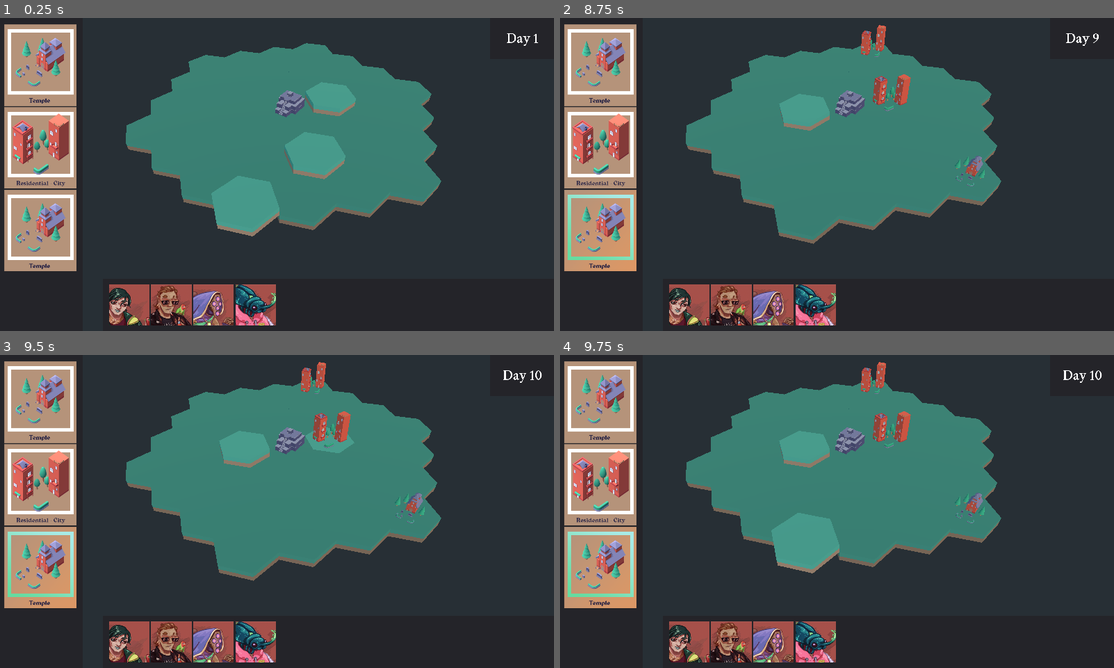
Above: before the commit, frames 1-4 (two rows, left to right).
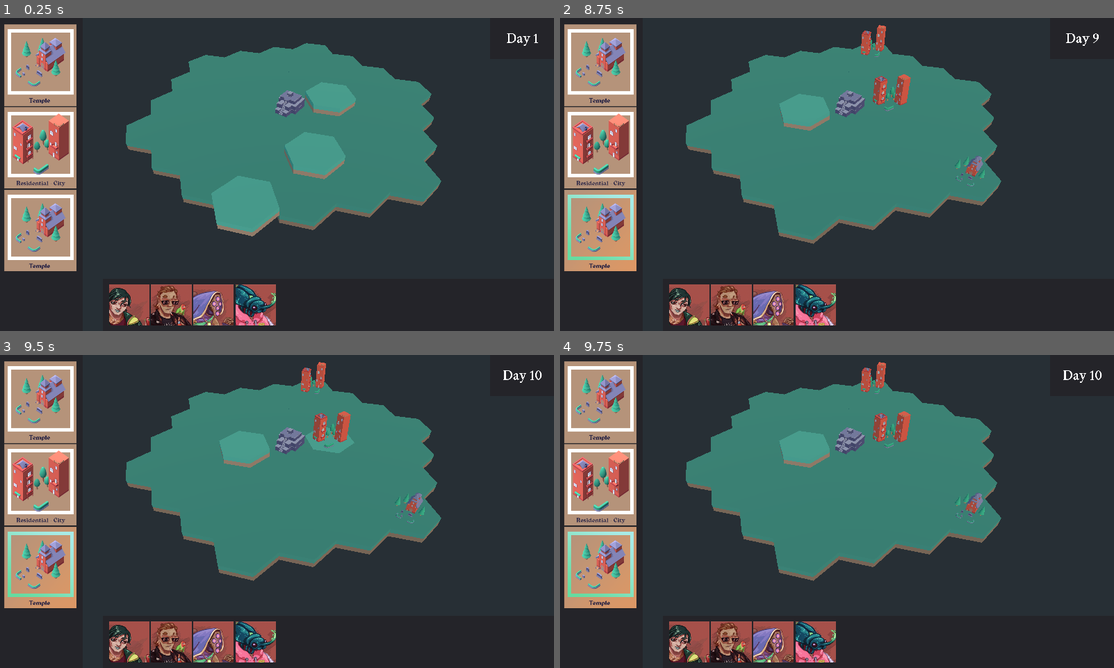
Above: after the commit, the same moments.

Repository: SudoCat/LDJAM51
Game: Godot game, scene res://scenes/grid.tscn
Two runs of this game, one before a commit and one after it. Both use one fixed random seed, a clock stepped at 60 frames per second and the inputs below.
Inputs (mouse positions are in pixels of both pictures, inside the frame that each line leads up to):
- Up to frame 1 (0.25 s): no input
- Up to frame 2 (8.75 s): click (598, 64) at 0.5 s; click (598, 146) at 1.27 s; click (598, 230) at 2.02 s; click (598, 64) at 2.75 s; click (598, 146) at 3.52 s; click (598, 230) at 4.27 s; click (598, 64) at 5 s; click (598, 146) at 5.77 s; click (598, 230) at 6.52 s; tap Enter at 7.25 s; move the mouse to (958, 158) at 7.27 s; click (958, 158) at 7.42 s; tap Space at 8 s; move the mouse to (726, 190) at 8.02 s; click (726, 190) at 8.17 s
- Up to frame 3 (9.5 s): tap Enter at 8.75 s; move the mouse to (332, 442) at 8.77 s; click (332, 442) at 8.92 s
- Up to frame 4 (9.75 s): tap Space at 9.5 s; move the mouse to (809, 574) at 9.52 s; click (809, 574) at 9.67 s

Frames 1-3 are identical in both runs. In frame 4, 2.0% of the frame differs, in the area x 38-51%, y 50-73%.

Commit message:
Console scoring babyyyyyyy
When you pick a plot it is now scored in the console.

Diff:
--- a/actors/councilor1.tres
+++ b/actors/councilor1.tres
@@ -2,7 +2,7 @@
 
 [ext_resource path="res://resource_types/actor.gd" type="Script" id=1]
 [ext_resource path="res://actors/councilor1.png" type="Texture" id=2]
-[ext_resource path="res://deck/basic.tres" type="Resource" id=3]
+[ext_resource path="res://decks/basic.tres" type="Resource" id=3]
 
 [resource]
 script = ExtResource( 1 )
--- a/actors/councilor2.tres
+++ b/actors/councilor2.tres
@@ -2,7 +2,7 @@
 
 [ext_resource path="res://resource_types/actor.gd" type="Script" id=1]
 [ext_resource path="res://actors/councilor2.png" type="Texture" id=2]
-[ext_resource path="res://deck/basic.tres" type="Resource" id=3]
+[ext_resource path="res://decks/basic.tres" type="Resource" id=3]
 
 [resource]
 script = ExtResource( 1 )
--- a/actors/councilor3.tres
+++ b/actors/councilor3.tres
@@ -2,7 +2,7 @@
 
 [ext_resource path="res://resource_types/actor.gd" type="Script" id=1]
 [ext_resource path="res://actors/councilor3.png" type="Texture" id=2]
-[ext_resource path="res://deck/basic.tres" type="Resource" id=3]
+[ext_resource path="res://decks/basic.tres" type="Resource" id=3]
 
 [resource]
 script = ExtResource( 1 )
--- a/actors/councilor4.tres
+++ b/actors/councilor4.tres
@@ -1,7 +1,7 @@
 [gd_resource type="Resource" load_steps=4 format=2]
 
 [ext_resource path="res://resource_types/actor.gd" type="Script" id=1]
-[ext_resource path="res://deck/basic.tres" type="Resource" id=2]
+[ext_resource path="res://decks/basic.tres" type="Resource" id=2]
 [ext_resource path="res://actors/councilor4.png" type="Texture" id=3]
 
 [resource]
--- a/cards/bodega.tres
+++ b/cards/bodega.tres
@@ -9,3 +9,6 @@
 name = "Bodega"
 card_image = ExtResource( 2 )
 building = ExtResource( 3 )
+effects = [  ]
+tags = [ "" ]
+base_points = 2
--- a/cards/church.tres
+++ b/cards/church.tres
@@ -9,3 +9,6 @@
 name = "church"
 card_image = ExtResource( 2 )
 building = ExtResource( 3 )
+effects = [  ]
+tags = [  ]
+base_points = 0
--- a/cards/residential_city.tres
+++ b/cards/residential_city.tres
@@ -1,11 +1,23 @@
-[gd_resource type="Resource" load_steps=4 format=2]
+[gd_resource type="Resource" load_steps=6 format=2]
 
 [ext_resource path="res://resource_types/card.gd" type="Script" id=1]
 [ext_resource path="res://cards/Residential - City Block.png" type="Texture" id=2]
 [ext_resource path="res://assets/cityblocks.glb" type="PackedScene" id=3]
+[ext_resource path="res://resource_types/effect_has_building_nearby.gd" type="Script" id=4]
+
+[sub_resource type="Resource" id=1]
+script = ExtResource( 4 )
+key = "residential-nearby-residential"
+description = "+1 for all nearby residential buildings."
+related_tags = [ "residential" ]
+points = 1
+tile_area_of_affect = 1
 
 [resource]
 script = ExtResource( 1 )
 name = "Residential - City Block"
 card_image = ExtResource( 2 )
 building = ExtResource( 3 )
+effects = [ SubResource( 1 ) ]
+tags = [ "residential" ]
+base_points = 1
--- a/cards/sample_card.tres
+++ b/cards/sample_card.tres
@@ -9,3 +9,6 @@
 name = "Char Shrine"
 card_image = ExtResource( 2 )
 building = ExtResource( 3 )
+effects = [  ]
+tags = [  ]
+base_points = 0
--- a/deck/basic.tres
+++ b/decks/basic.tres
@@ -1,6 +1,6 @@
 [gd_resource type="Resource" load_steps=5 format=2]
 
-[ext_resource path="res://deck/deck.gd" type="Script" id=1]
+[ext_resource path="res://resource_types/deck.gd" type="Script" id=1]
 [ext_resource path="res://cards/residential_city.tres" type="Resource" id=2]
 [ext_resource path="res://cards/church.tres" type="Resource" id=3]
 [ext_resource path="res://cards/bodega.tres" type="Resource" id=4]
--- a/project.godot
+++ b/project.godot
@@ -32,7 +32,12 @@
 "base": "Resource",
 "class": "Deck",
 "language": "GDScript",
-"path": "res://deck/deck.gd"
+"path": "res://resource_types/deck.gd"
+}, {
+"base": "Resource",
+"class": "EffectHasBuildingNearBy",
+"language": "GDScript",
+"path": "res://resource_types/effect_has_building_nearby.gd"
 }, {
 "base": "Spatial",
 "class": "Game",
@@ -60,6 +65,7 @@
 "Card": "",
 "CardButton": "",
 "Deck": "",
+"EffectHasBuildingNearBy": "",
 "Game": "",
 "HandUI": "",
 "Player": "",
--- a/resource_types/card.gd
+++ b/resource_types/card.gd
@@ -4,8 +4,20 @@
 export(String) var name
 export(Texture) var card_image
 export(PackedScene) var building
+export(Array,Resource) var effects
+export(Array,String) var tags
+export(int) var base_points
 
-func _init(p_name = "card", p_card_image = null, p_building = null):
+func _init(p_name = "card", p_card_image = null, p_building = null, p_effects = [], p_tags = [], p_base_points = 0):
 	name = p_name
 	card_image = p_card_image
 	building = p_building
+	effects = p_effects
+	tags = p_tags
+	base_points = p_base_points
+
+func evaluate_score(plot):
+	var score = base_points
+	for effect in effects:
+		score += effect.evaluate(plot)
+	return score
--- /dev/null
+++ b/resource_types/effect_has_building_nearby.gd
@@ -0,0 +1,30 @@
+extends Resource
+class_name EffectHasBuildingNearBy
+
+export(String) var key
+export(String) var description
+export(Array,String) var related_tags
+export(int) var points
+export(int) var tile_area_of_affect
+
+func _init(p_key = "", p_description = "", p_related_tags = [], p_points = 0, p_tile_area_of_affect = 0):
+	key = p_key
+	description = p_description
+	related_tags = p_related_tags
+	points = p_points
+	tile_area_of_affect = p_tile_area_of_affect
+
+func evaluate(plot):
+	var nearby_plots = plot.get_nearby(tile_area_of_affect)
+	var score = 0
+
+	for plot in nearby_plots:
+		if not plot.place:
+			continue
+
+		for tag in related_tags:
+			print(tag, plot.placed_card.tags)
+			if tag in plot.placed_card.tags:
+				score += points
+
+	return score
--- a/scenes/grid/Plot.gd
+++ b/scenes/grid/Plot.gd
@@ -10,6 +10,7 @@
 var mesh: MeshInstance
 var pos: Vector3
 var place
+var placed_card
 export var multiplier = 1.2
 var rng = RandomNumberGenerator.new()
 
@@ -83,8 +84,25 @@
 	instance.translate(Vector3(0, position, 0))
 	rng.randomize()
 	instance.rotate(Vector3.UP, deg2rad(rng.randf_range(-25, 25)))
+	placed_card = card
 	place = instance
 	emit_signal("plot_claimed")
 
+	print('score', card.evaluate_score(self))
+
+func get_nearby(plot_radius):
+	var search_area = self.get_node('DetectNearbyPlots')
+	var search_area_collision_shape = search_area.get_node('CollisionShape')
+	search_area_collision_shape.get_shape().radius = plot_radius + 1
+
+	var all_overlapping_plots = search_area.get_overlapping_bodies()
+	var overlapping_plots = []
+
+	for plot in all_overlapping_plots:
+		if plot != self.get_node('StaticBody'):
+			overlapping_plots.append(plot.get_parent())
+
+	return overlapping_plots
+
 func claimed():
 	return place != null
--- a/scenes/grid/Plot.tscn
+++ b/scenes/grid/Plot.tscn
@@ -1,10 +1,33 @@
-[gd_scene load_steps=4 format=2]
+[gd_scene load_steps=6 format=2]
 
 [ext_resource path="res://scenes/grid/grass.tscn" type="PackedScene" id=1]
 [ext_resource path="res://scenes/grid/Plot.gd" type="Script" id=2]
 
 [sub_resource type="CylinderShape" id=1]
 height = 0.8
+
+[sub_resource type="GDScript" id=3]
+script/source = "extends Area
+
+
+# Declare member variables here. Examples:
+# var a = 2
+# var b = \"text\"
+
+
+# Called when the node enters the scene tree for the first time.
+func get_nearby_plots(plot_radius):
+
+	pass # Replace with function body.
+
+
+# Called every frame. 'delta' is the elapsed time since the previous frame.
+#func _process(delta):
+#	pass
+"
+
+[sub_resource type="CylinderShape" id=2]
+height = 0.4
 
 [node name="Plot" type="Spatial"]
 script = ExtResource( 2 )
@@ -17,3 +40,10 @@
 shape = SubResource( 1 )
 
 [node name="Tween" type="Tween" parent="."]
+
+[node name="DetectNearbyPlots" type="Area" parent="."]
+script = SubResource( 3 )
+
+[node name="CollisionShape" type="CollisionShape" parent="DetectNearbyPlots"]
+transform = Transform( 1, 0, 0, 0, 1, 0, 0, 0, 1, 0, 0.192571, 0 )
+shape = SubResource( 2 )
Renamed: deck/deck.gd -> resource_types/deck.gd
